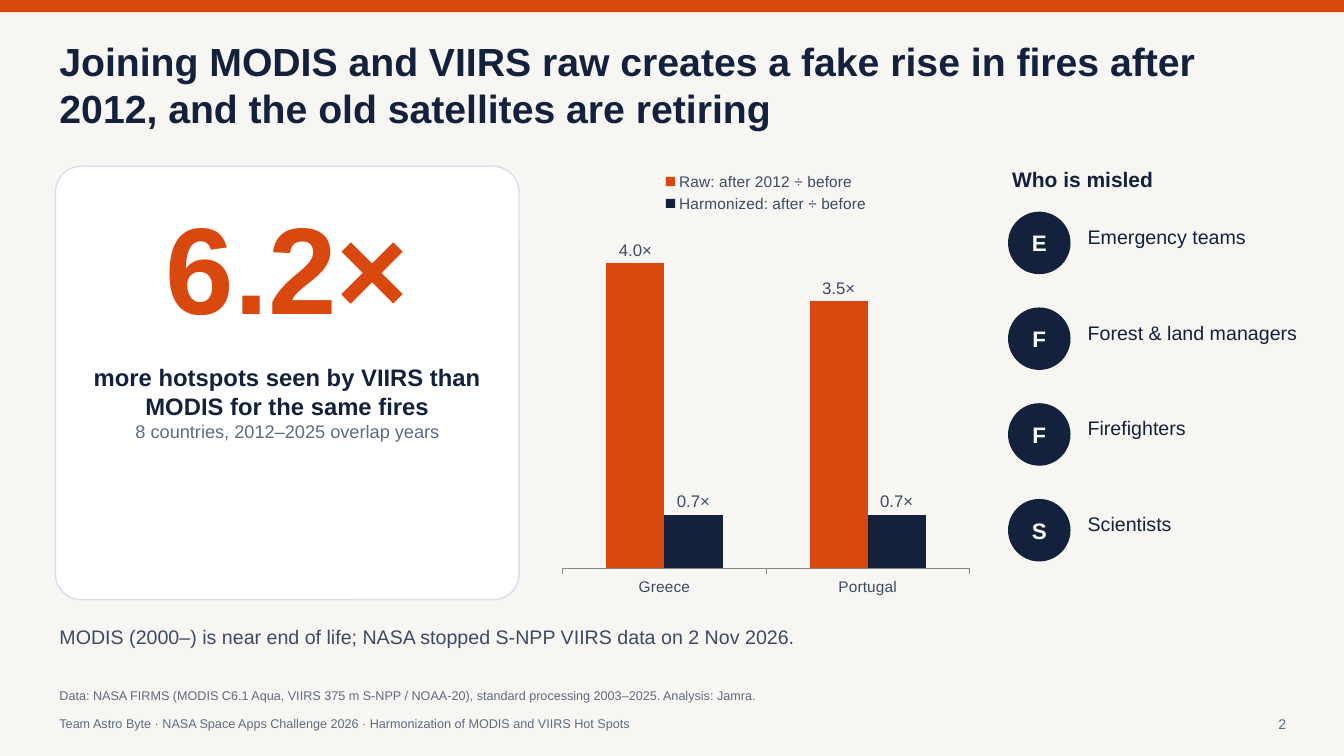
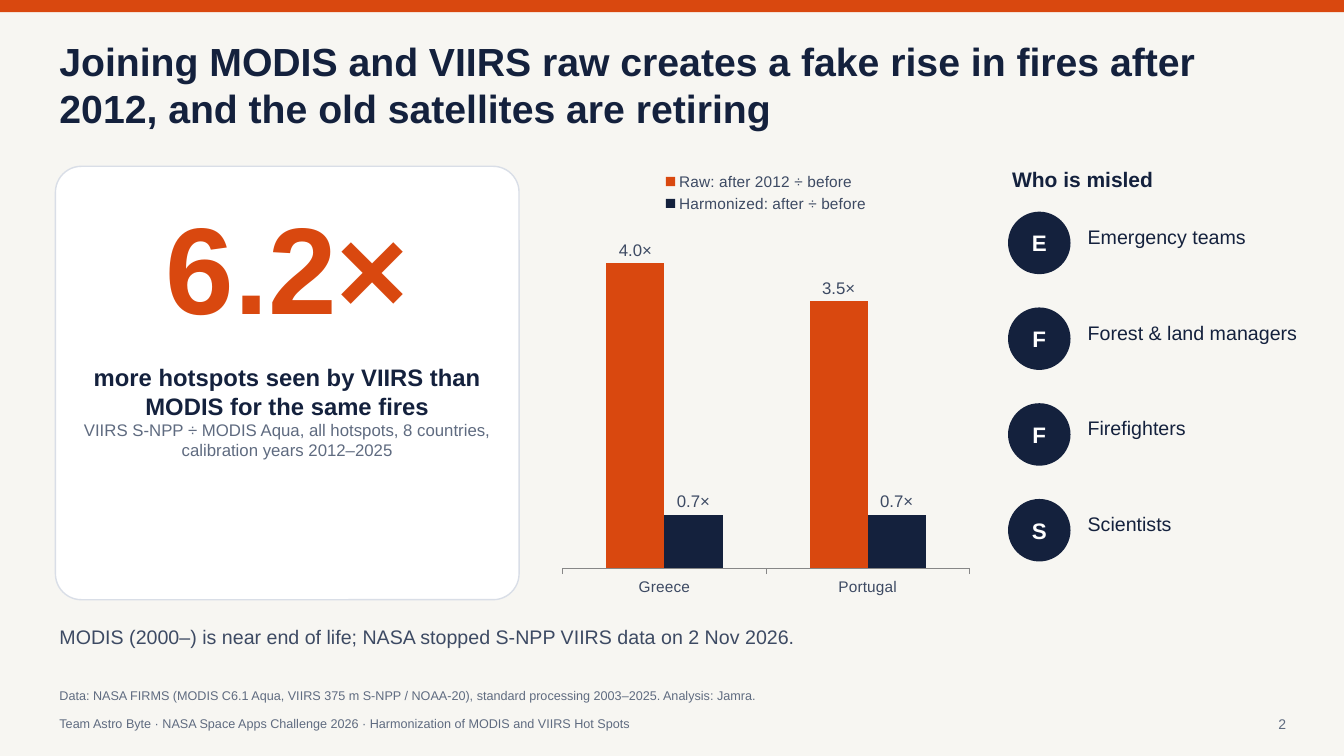
Before and after one commit to ahmedetk/jamra, a slide deck: slide 2 of slides/AstroByte_Slides.pptx. Drawn at 1344x756 pixels with LibreOffice and Linux fonts; fonts in the diff are those of the drawing. Boxes give left, top, right and bottom in pixels: in the first picture for what was removed or moved away, otherwise in the second. Text is boxed around its words. In the diff, an @@ line names an element or a change of style, - is before the commit and + after.

```diff
--- a/slides/AstroByte_Slides.pptx
+++ b/slides/AstroByte_Slides.pptx
@@ text at (84,424,490,460): text changed; size 13 to 12 pt @@
-8 countries, 2012–2025 overlap years
+VIIRS S-NPP ÷ MODIS Aqua, all hotspots, 8 countries, calibration years 2012–2025
```
Also in this commit, not shown: 3 other slides changed, 7 other files.
